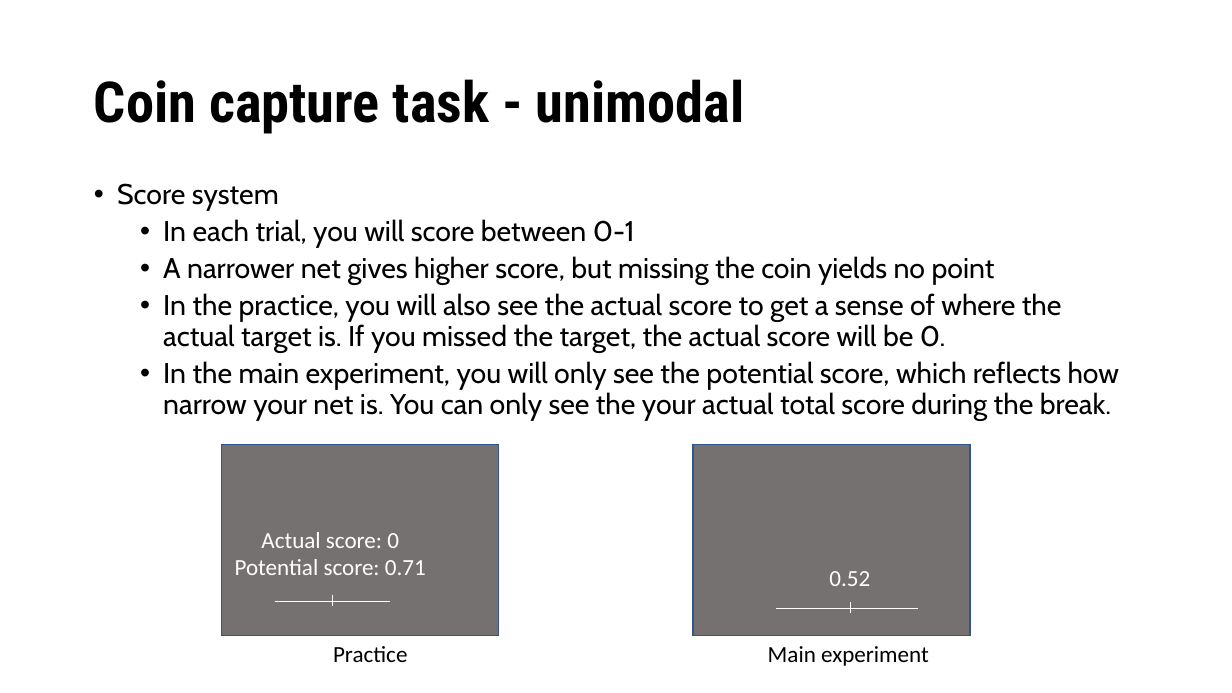
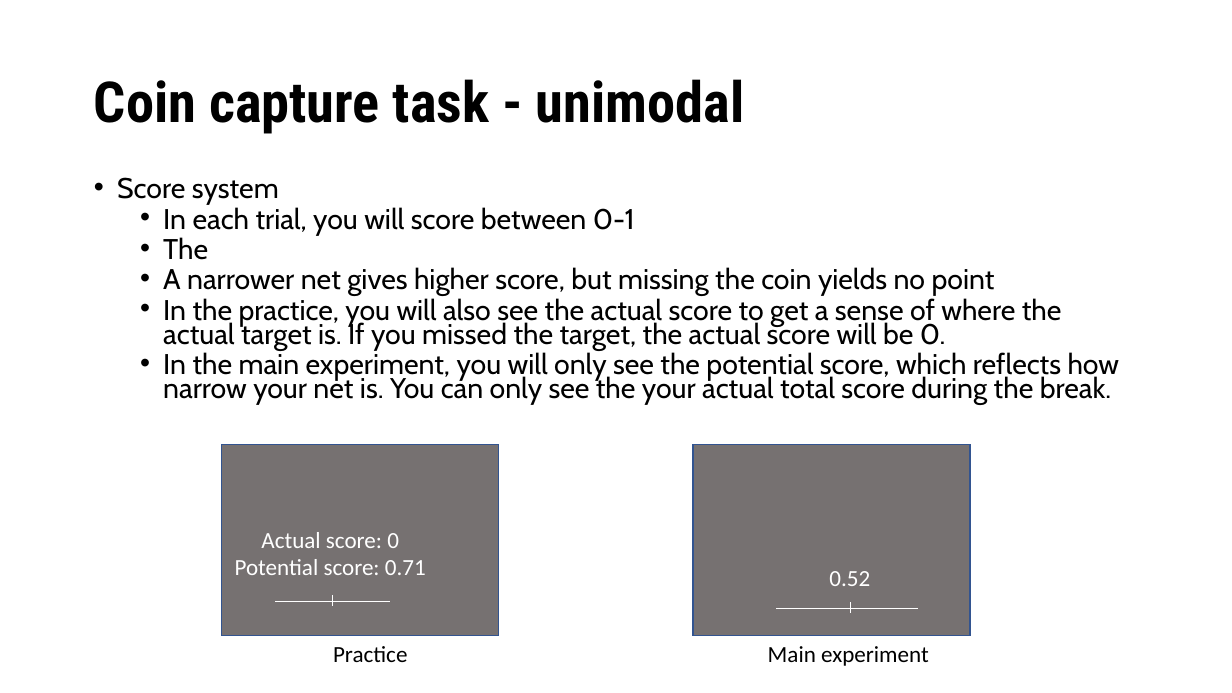
Before and after one commit to luhe-li/confidence, a slide deck: slide 2 of slides/confidence_instruction.pptx. Drawn at 1232x693 pixels with LibreOffice and Linux fonts; fonts in the diff are those of the drawing. Boxes give left, top, right and bottom in pixels: in the first picture for what was removed or moved away, otherwise in the second. Text is boxed around its words. In the diff, an @@ line names an element or a change of style, - is before the commit and + after.

Commit message:
analysis code
add color code and task

```diff
--- a/slides/confidence_instruction.pptx
+++ b/slides/confidence_instruction.pptx
@@ text at (x1=117, y1=177, x2=1120, y2=405): line spacing 0.9 to 0.7 @@
@@ text at (x1=163, y1=237, x2=208, y2=260): paragraph added @@
+  • The
```
Also in this commit, not shown: 8 other files.
